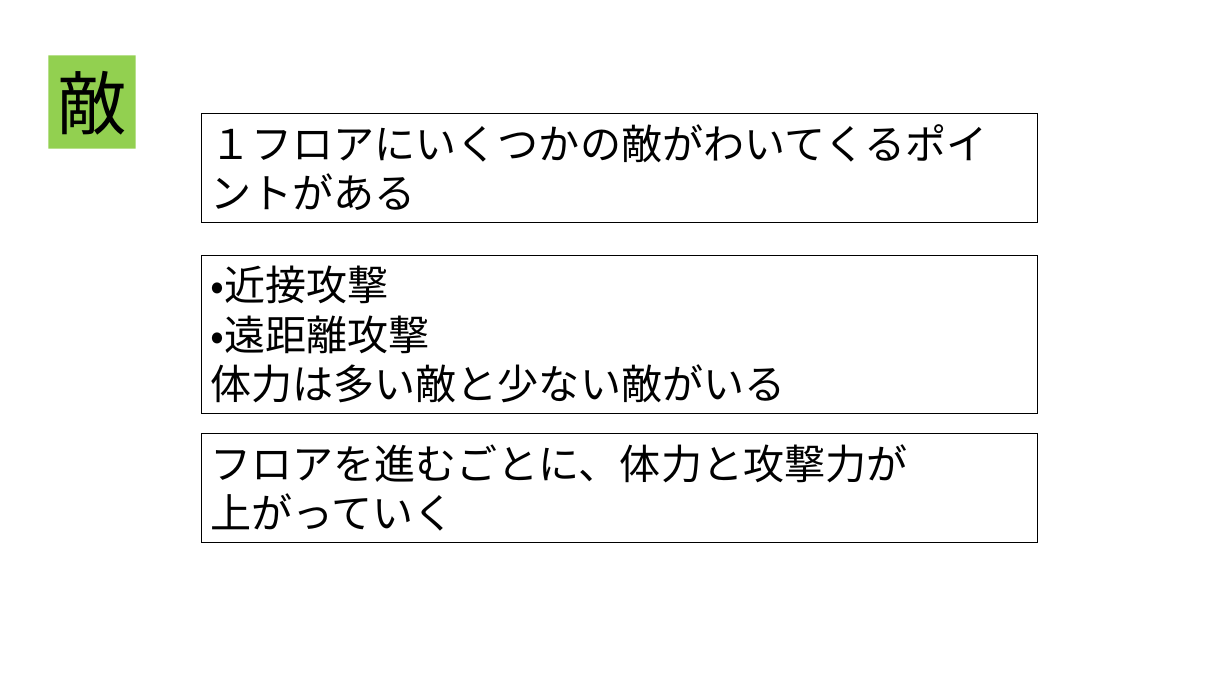
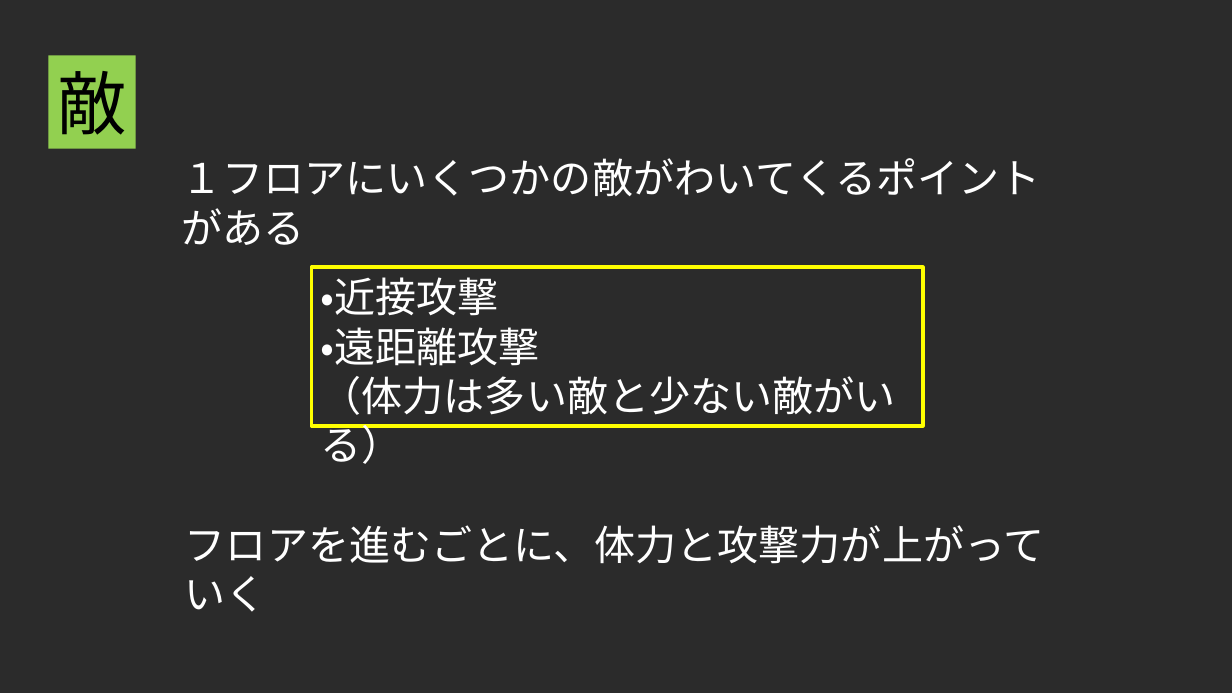
Before and after one commit to ster1271/JobGame, a slide deck: slide 4 of data/就職作品企画書_宮近一星.pptx. Drawn at 1232x693 pixels with LibreOffice and Linux fonts; fonts in the diff are those of the drawing; background and template pictures are left out; a plain dark background stands for a picture behind light text. Boxes give left, top, right and bottom in pixels: in the first picture for what was removed or moved away, otherwise in the second. Text is boxed around its words. In the diff, an @@ line names an element or a change of style, - is before the commit and + after.

```diff
--- a/data/就職作品企画書_宮近一星.pptx
+++ b/data/就職作品企画書_宮近一星.pptx
@@ background #FFFFFF to picture (left out) @@
@@ text "１フロアにいくつかの敵がわいてくるポイントがある": place and size @@
-text "１フロアにいくつかの敵がわいてくるポイントがある" at <box>201,114,1039,223</box>
+text "１フロアにいくつかの敵がわいてくるポイントがある" at <box>172,149,1060,208</box>
@@ text "１フロアにいくつかの敵がわいてくるポイントがある" at <box>172,149,1060,208</box>: text colour #000000 to #FFFFFF; outline #000000 0.75 pt to none @@
@@ rectangle "・近接攻撃": place and size @@
-rectangle "・近接攻撃" at <box>201,255,1039,414</box>
+rectangle "・近接攻撃" at <box>311,267,922,426</box>
@@ rectangle "・近接攻撃" at <box>311,267,922,426</box>: outline #000000 0.75 pt to #FFFF00 3 pt @@
@@ text in rectangle at <box>321,277,540,366</box>: text colour #000000 to #FFFFFF in "・近接攻撃", "・遠距離攻撃" @@
@@ text in rectangle at <box>321,376,896,415</box>: text changed; text colour #000000 to #FFFFFF @@
-体力は多い敵と少ない敵がいる
+（体力は多い敵と少ない敵がいる）
@@ text "フロアを進むごとに、体力と攻撃力が上がっていく": place and size @@
-text "フロアを進むごとに、体力と攻撃力が上がっていく" at <box>201,433,1039,543</box>
+text "フロアを進むごとに、体力と攻撃力が上がっていく" at <box>185,525,1044,564</box>
@@ text "フロアを進むごとに、体力と攻撃力が上がっていく" at <box>185,525,1044,564</box>: outline #000000 0.75 pt to none @@
@@ text at <box>185,525,1044,564</box>: text changed; text colour #000000 to #FFFFFF @@
-フロアを進むごとに、体力と攻撃力が
-上がっていく
+フロアを進むごとに、体力と攻撃力が上がっていく
```
Also in this commit, not shown: 8 other slides changed.
